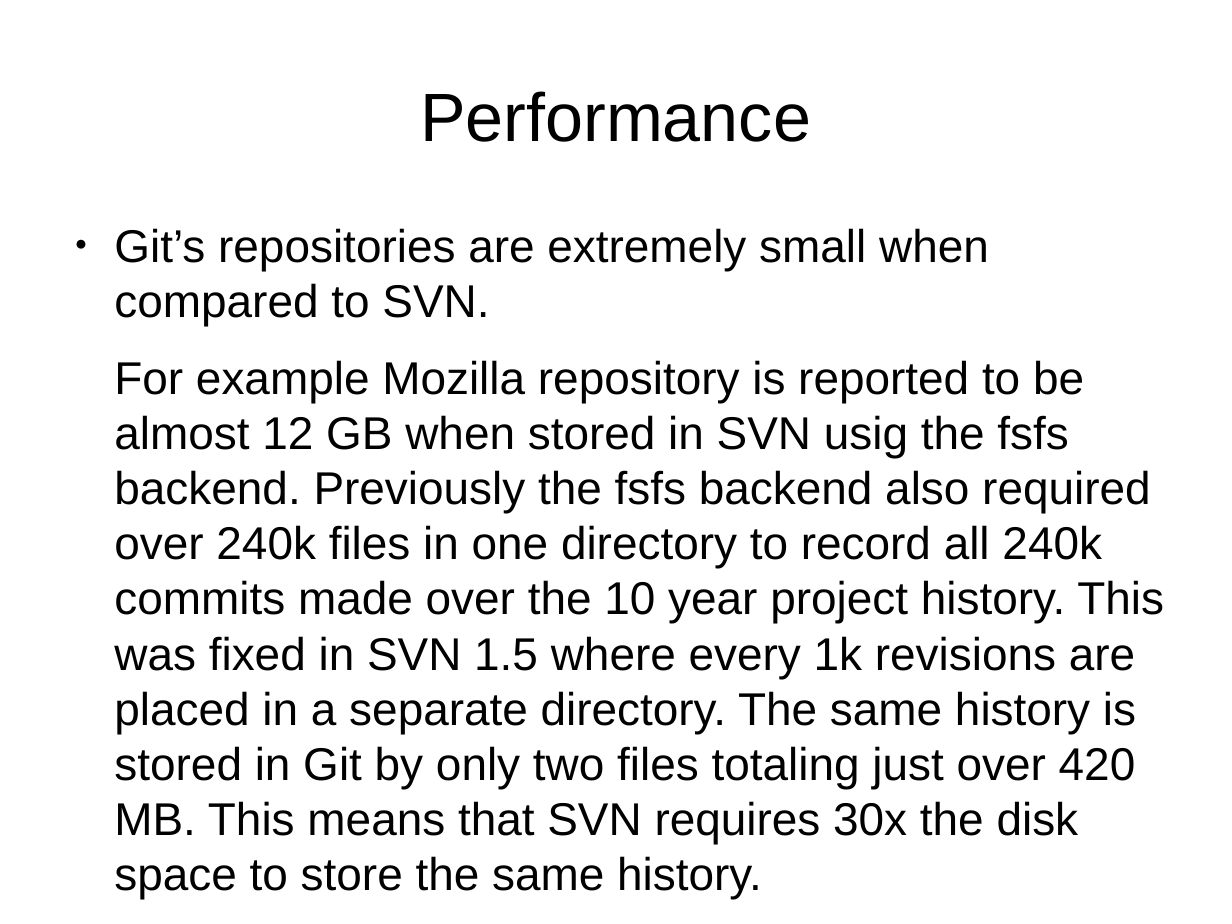
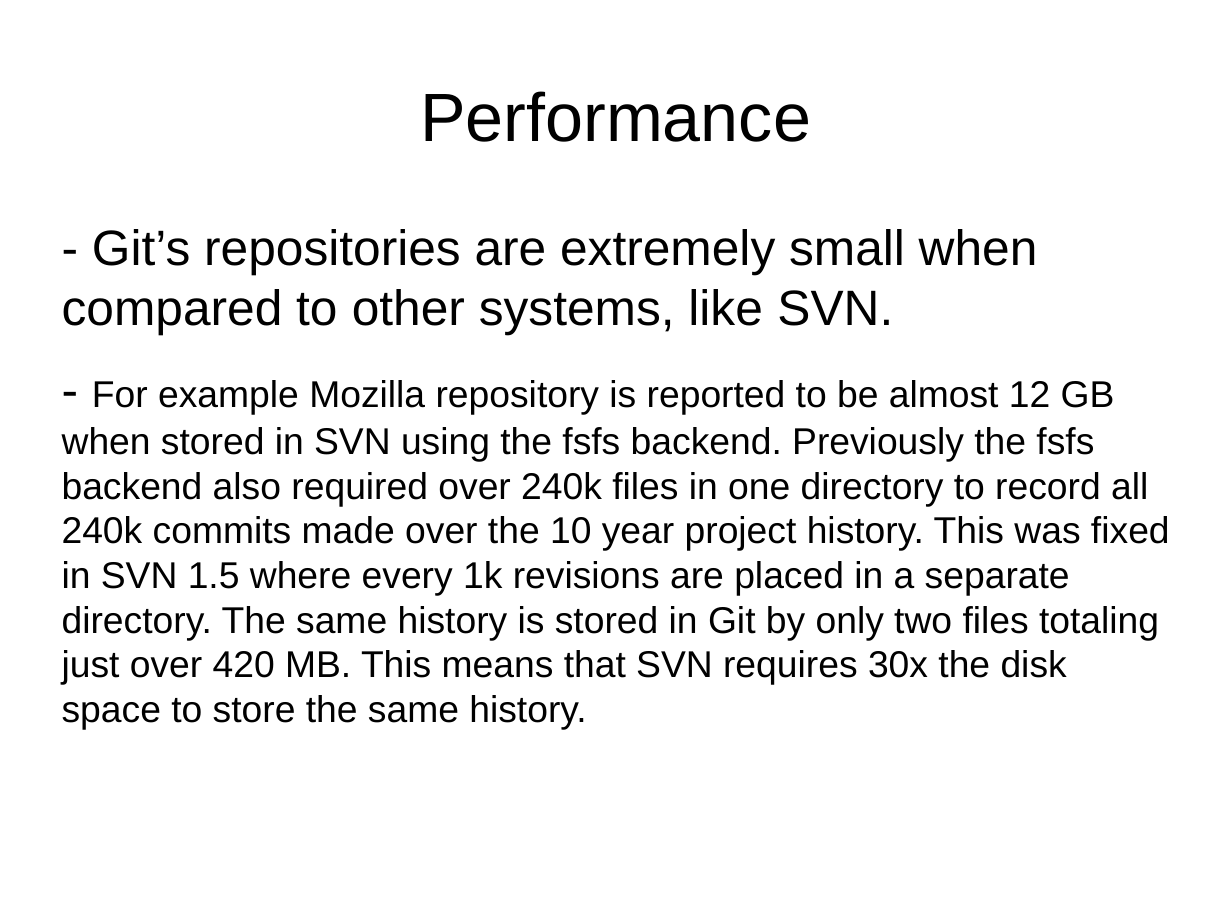
Before and after one commit to rosiv-git-trainings/docs, a slide deck: slide 9 of prezentacja.odp (slide 7 before the commit). Drawn at 1232x924 pixels with LibreOffice and Linux fonts; fonts in the diff are those of the drawing; background and template pictures are left out. Boxes give left, top, right and bottom in pixels: in the first picture for what was removed or moved away, otherwise in the second. Text is boxed around its words. In the diff, an @@ line names an element or a change of style, - is before the commit and + after.

```diff
--- a/prezentacja.odp
+++ b/prezentacja.odp
@@ text at (x1=62, y1=229, x2=1170, y2=730): text changed; size 29.6 to 24 pt @@
-● Git’s repositories are extremely small when compared to SVN.
-For example Mozilla repository is reported to be almost 12 GB when stored in SVN usig the fsfs backend. Previously the fsfs backend also required over 240k files in one directory to record all 240k commits made over the 10 year project history. This was fixed in SVN 1.5 where every 1k revisions are placed in a separate directory. The same history is stored in Git by only two files totaling just over 420 MB. This means that SVN requires 30x the disk space to store the same history.
+- Git’s repositories are extremely small when compared to other systems, like SVN.
+- For example Mozilla repository is reported to be almost 12 GB when stored in SVN using the fsfs backend. Previously the fsfs backend also required over 240k files in one directory to record all 240k commits made over the 10 year project history. This was fixed in SVN 1.5 where every 1k revisions are placed in a separate directory. The same history is stored in Git by only two files totaling just over 420 MB. This means that SVN requires 30x the disk space to store the same history.
```
Also in this commit, not shown: 7 other slides changed, 8 slides added, 2 slides removed.
